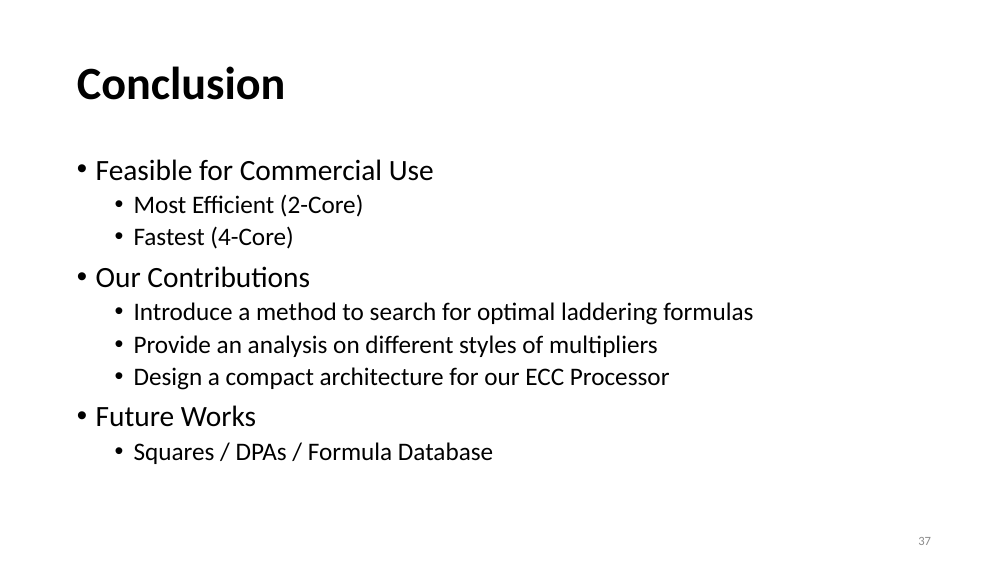
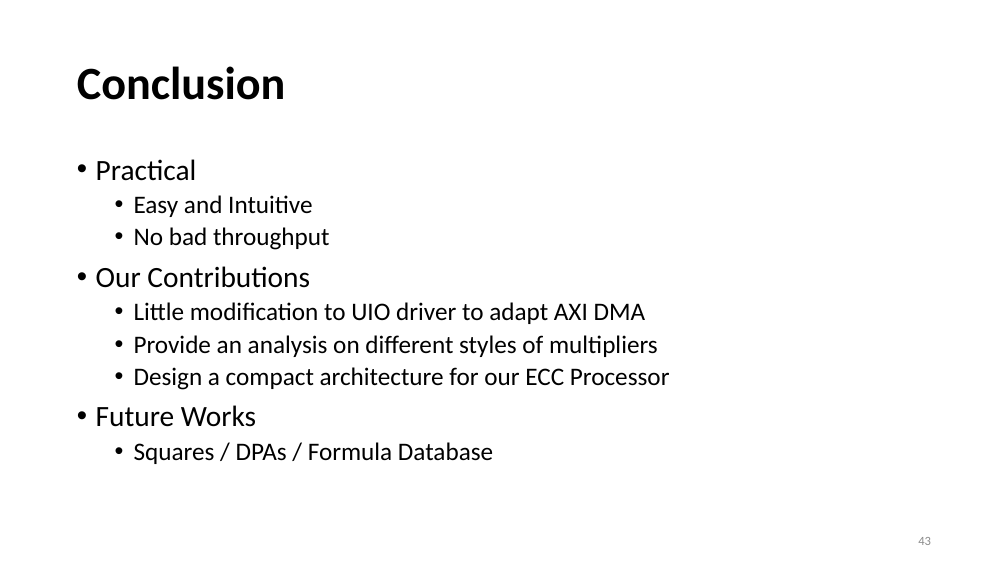
Before and after one commit to yllibliu/presentation, a slide deck: slide 43 of UIO.pptx (slide 37 before the commit). Drawn at 1008x567 pixels with LibreOffice and Linux fonts; fonts in the diff are those of the drawing. Boxes give left, top, right and bottom in pixels: in the first picture for what was removed or moved away, otherwise in the second. Text is boxed around its words. In the diff, an @@ line names an element or a change of style, - is before the commit and + after.

```diff
--- a/UIO.pptx
+++ b/UIO.pptx
@@ text at (96,159,330,250): text changed @@
-• Feasible for Commercial Use
-  • Most Efficient (2-Core)
-  • Fastest (4-Core)
+• Practical
+  • Easy and Intuitive
+  • No bad throughput
@@ text at (134,302,646,324): text changed @@
-  • Introduce a method to search for optimal laddering formulas
+  • Little modification to UIO driver to adapt AXI DMA
@@ page number at (918,537,931,545): text changed @@
-37
+43
```
Also in this commit, not shown: 6 other slides changed, 21 slides added, 15 slides removed, 13 other files.
